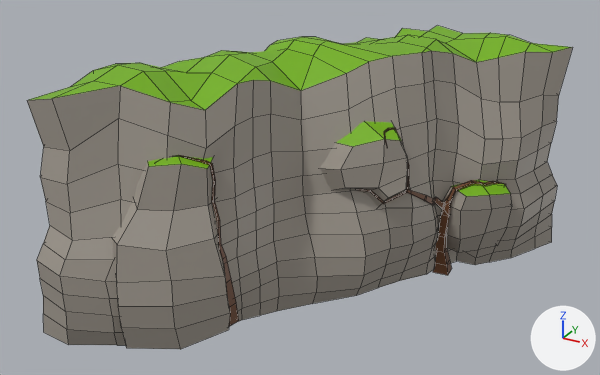
Renders of the FBX model Assets/Blender/Landscape/Ground/Cliff 006.fbx from each side of a commit.
Camera for both pictures: a 50 mm lens placed at (5.63, -13.44, 9.79), pointed at (-2.16, 0.72, 2.72). Lighting does not change. The marker at lower right points along +X, +Y and +Z. Mesh edges are drawn as thin lines. Where no turn or scale is listed for an object, it has been applied to the vertices.

Before the edit, the objects in view are built like this:
```python
me_cube_004 = bpy.data.meshes.new('Cube.004')
me_cube_004.from_pydata(...)  # 625 vertices, 580 faces; spans x -5.76..2.28, y -3.71..5.73, z 0.17..5.51
# faces by material slot: [346, 58, 176]
me_cube_004.materials.append(mat_cliff_grey_001)  # grey #9f988e
me_cube_004.materials.append(mat_cliff_green_001)  # green #73b200
me_cube_004.materials.append(mat_cliff_brown)  # brown #6a4020
ob_cliff_006 = bpy.data.objects.new('Cliff 006', me_cube_004)
ob_cliff_006.location = (0.0, 0.0, 0.0)
```
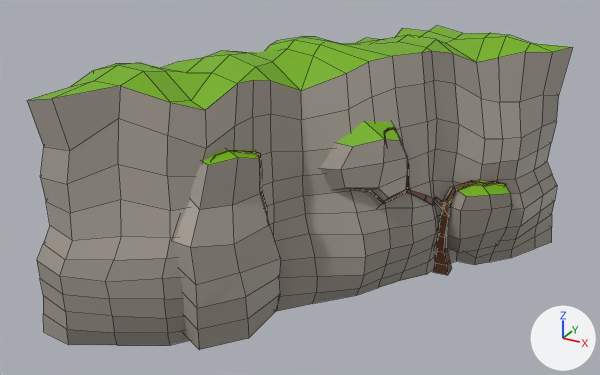
Commit message: Cliff V1.8

Location of each change, [x1, y1, x2, y2] in pixels of the pictures (600 x 375 px; the box of a moved part takes in the faces that stretch with it):
'Cliff 006', reshaped: before [27, 26, 573, 349]; after [27, 26, 573, 350]
part 1 of me_cube_004, moved or reshaped: before [112, 155, 230, 349]; after [173, 149, 281, 350]
part 2 of me_cube_004, moved or reshaped: before [178, 155, 239, 326]; after [229, 150, 268, 216]

Patch to the scene script:
```diff
--- a/Assets/Blender/Landscape/Ground/Cliff 006.fbx.py
+++ b/Assets/Blender/Landscape/Ground/Cliff 006.fbx.py
@@ me_cube_004 @@
 me_cube_004.from_pydata(...)  # 625 vertices, 580 faces; spans x -5.76..2.28, y -3.71..5.73, z 0.17..5.51
 # used by ob_cliff_006; location = (0.0, 0.0, 0.0)
+# me_cube_004 part 1: the loose piece of 42 vertices spanning x -4.44..-2.3, y -3.41..-0.97, z 0.47..4.19 is turned 25.1 degrees about the z axis through its middle, then moved by (0.72, 0.78, -0.06)
+# me_cube_004 part 2: the loose piece of 60 vertices spanning x -3.69..-2.45, y -2.36..-1.25, z 0.45..4.14 is turned 25.1 degrees about the z axis through its middle, then moved by (0.52, 0.87, -0.06)
 me_cube_004.materials.append(mat_cliff_grey_001)
```
